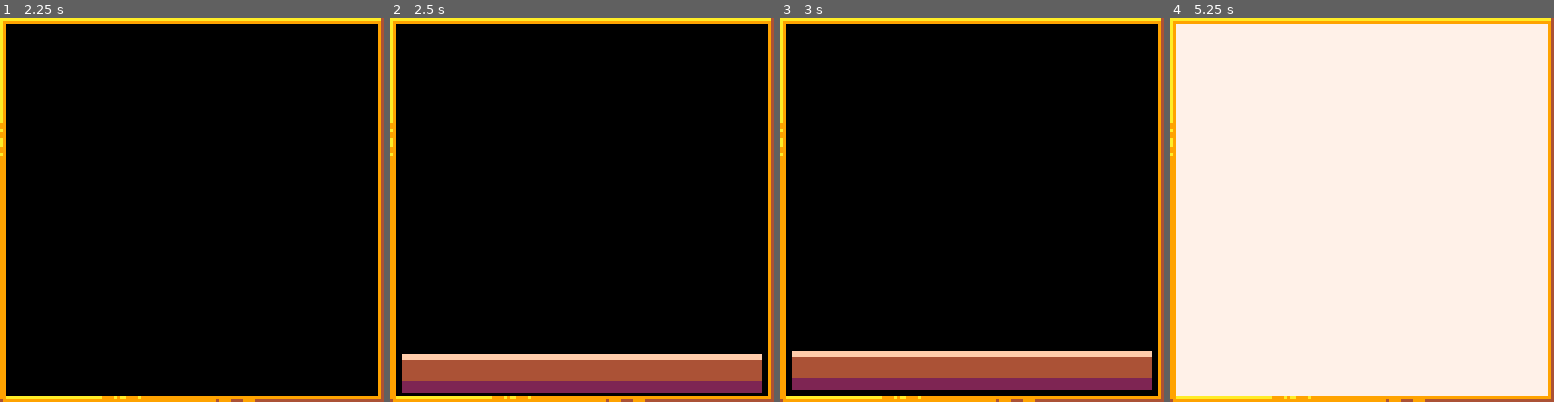
Above: before the commit, frames 1-4 (left to right).
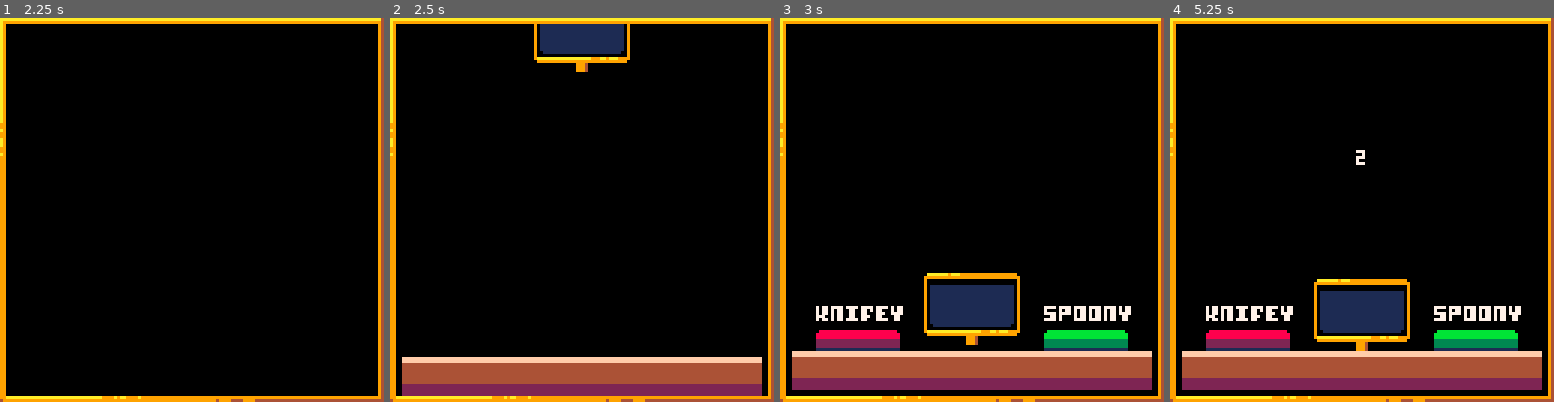
Above: after the commit, the same moments.

Repository: Jonic/knifey-spoony
Game: PICO-8 cartridge knifey-spoony.p8
Two runs of this game, one before a commit and one after it. Both use one fixed random seed, a clock stepped at 60 frames per second and the inputs below.
Inputs:
- Up to frame 1 (2.25 s): tap X (X key) at 0.33, 1.07, 1.85 s; tap O (Z key) at 0.7, 1.7, 2.1 s; hold Right 1.6-2.1 s
- Up to frame 2 (2.5 s): hold Right from 2.47 s (still down)
- Up to frame 3 (3 s): keep holding Right; tap O (Z key) at 2.5, 2.9 s; tap X (X key) at 2.97 s
- Up to frame 4 (5.25 s): release Right at 3.03 s; hold Left 3.08-3.58 s; tap O (Z key) every 0.4 s from 3.3 to 4.9 s; hold Right 4.02-4.68 s; tap X (X key) at 4.08, 5.2 s; hold Left from 5.08 s (still down)

Frame 1 is identical in both runs. In frame 2, 5.2% of the frame differs, in the area x 3-97%, y 1-99%; in frame 3, 6.9%; in frame 4, 93%, in the area x 1-99%, y 1-99%.

Commit message:
Removed screen specific screen flash

Diff:
--- a/knifey-spoony.p8
+++ b/knifey-spoony.p8
@@ -643,13 +643,6 @@
   s.screen_flash     = true
   s.start_text_flash = 0
 
-  s.flash = function()
-    if s.screen_flash then
-      rectfill(0, 0, 127, 127, 7)
-      s.screen_flash = false
-    end
-  end
-
   s.idle_text_animation = function()
     local d   = 10
     local dir = 'inOut'
@@ -681,8 +674,6 @@
   end
 
   s.init = function()
-    s.screen_flash = true
-
     local bline = tiles.title.bottom_line
     local knife = tiles.title.knife
     local spoon = tiles.title.spoon
@@ -703,7 +694,6 @@
   s.draw = function()
     s.show_start_text()
     text.show_center('about', 117, 7)
-    s.flash()
   end
 
   return s
@@ -717,13 +707,6 @@
     destination = 'playing_transition_in',
     timeout     = 35,
   }
-
-  s.flash = function()
-    if s.screen_flash then
-      rectfill(0, 0, 127, 127, 7)
-      s.screen_flash = false
-    end
-  end
 
   s.transition_out_text_animation = function()
     local d   = 20
@@ -750,8 +733,6 @@
   end
 
   s.init = function()
-    s.screen_flash = true
-
     local bline = tiles.title.bottom_line
     local knife = tiles.title.knife
     local spoon = tiles.title.spoon
@@ -765,10 +746,6 @@
     s.transition_out_text_animation()
   end
 
-  s.draw = function()
-    s.flash()
-  end
-
   return s
 end)
 
@@ -776,21 +753,36 @@
 init_screen('playing_transition_in', function()
   local s = {}
 
-  s.transition   = {
+  s.count_in       = 0
+  s.count_in_timer = 0
+  s.transition     = {
     destination = 'playing',
-    timeout     = 30,
+    timeout     = 130,
   }
 
   s.init = function()
-    init_object({
-      type     = 'rects',
-      rects    = rects.floor,
-      x        = 4,
-      y1       = 127,
-      y2       = 111,
-      duration = 20,
-      easing   = 'outBounce',
-    })
+    s.count_in       = 0
+    s.count_in_timer = 0
+
+    local k = tiles.playing.transition_buttons.knifey
+    local s = tiles.playing.transition_buttons.spoony
+
+    init_object({ tiles = k, x = 10, y1 = 127, y2 = 95, duration = 20, delay = 5, easing = 'outBounce' })
+    init_object({ tiles = s, x = 86, y1 = 127, y2 = 95, duration = 20, delay = 5, easing = 'outBounce' })
+    init_object({ tiles = tiles.playing.score, x = 48, y1 = -24, y2 = 87, duration = 20, delay = 5, easing = 'outBounce' })
+    init_object({ type  = 'rects', rects = rects.floor, x = 4, y1 = 143, y2 = 111, duration = 20, easing = 'outBounce' })
+  end
+
+  s.update = function()
+    s.count_in_timer += 1
+  end
+
+  s.draw = function()
+    if (s.count_in_timer >= 40)  s.count_in = 3
+    if (s.count_in_timer >= 70)  s.count_in = 2
+    if (s.count_in_timer >= 100) s.count_in = 1
+
+    if (s.count_in > 0) print(s.count_in, 62, 44, 7)
   end
 
   return s
